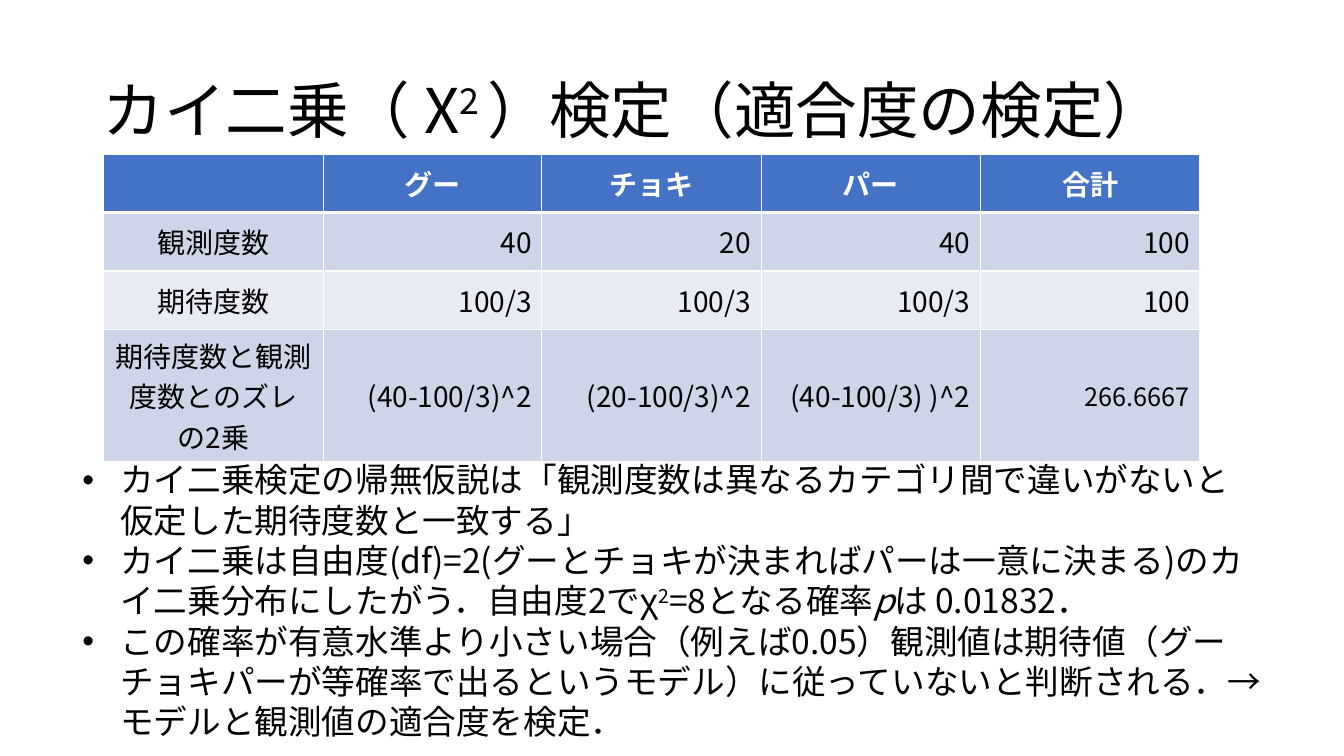
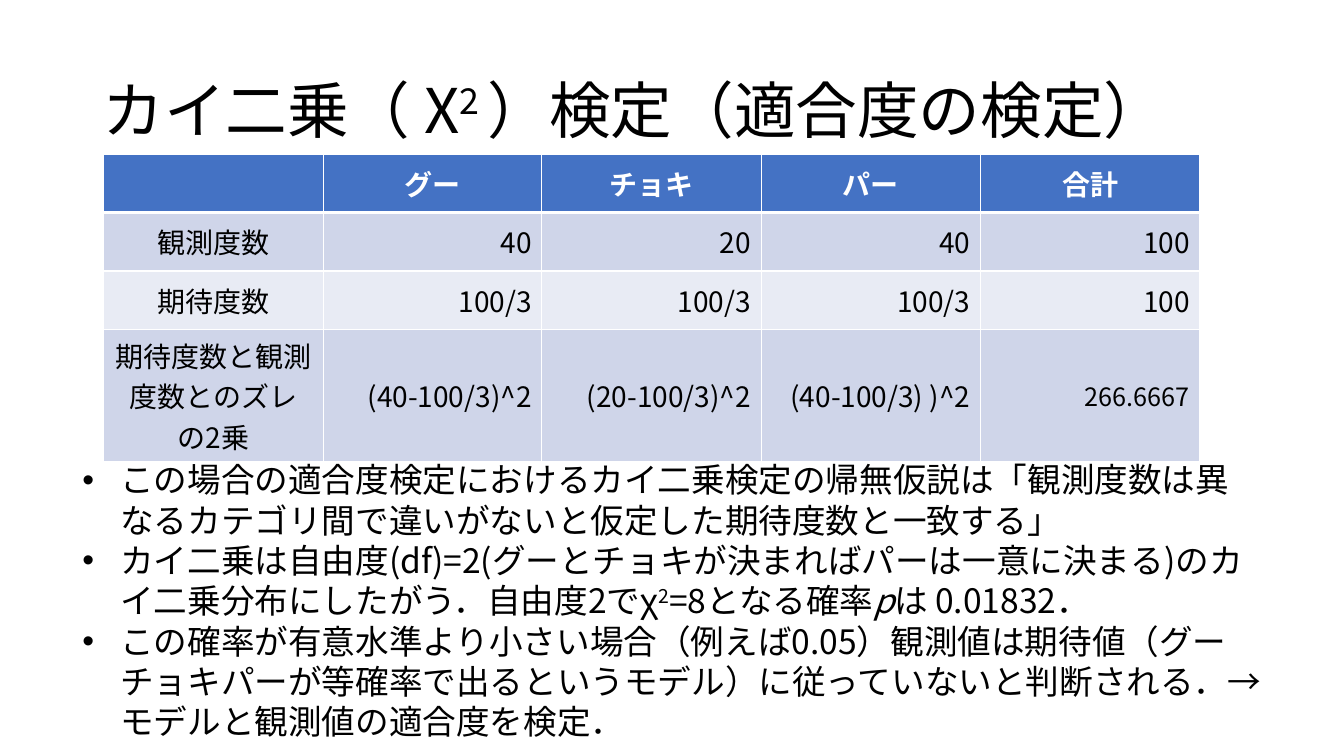
Before and after one commit to KoHMB/Shigen_kensyu_FRA, a slide deck: slide 5 of R/スライド/第29回.pptx. Drawn at 1344x756 pixels with LibreOffice and Linux fonts; fonts in the diff are those of the drawing. Boxes give left, top, right and bottom in pixels: in the first picture for what was removed or moved away, otherwise in the second. Text is boxed around its words. In the diff, an @@ line names an element or a change of style, - is before the commit and + after.

```diff
--- a/R/スライド/第29回.pptx
+++ b/R/スライド/第29回.pptx
@@ text at [120,458,1229,536]: text changed @@
-• カイ二乗検定の帰無仮説は「観測度数は異なるカテゴリ間で違いがないと仮定した期待度数と一致する」
+• この場合の適合度検定におけるカイ二乗検定の帰無仮説は「観測度数は異なるカテゴリ間で違いがないと仮定した期待度数と一致する」
```
Also in this commit, not shown: 1 other slide changed, 2 other files.
